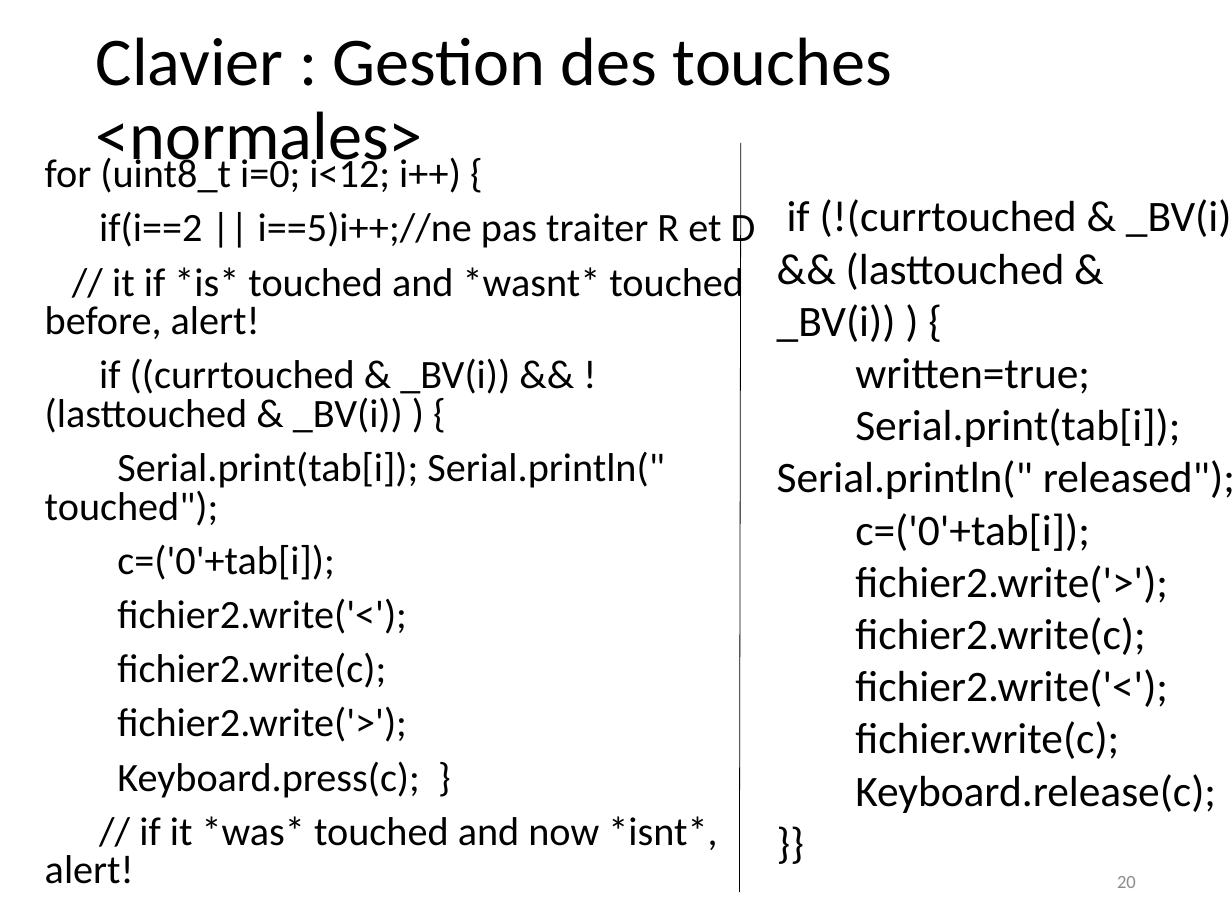
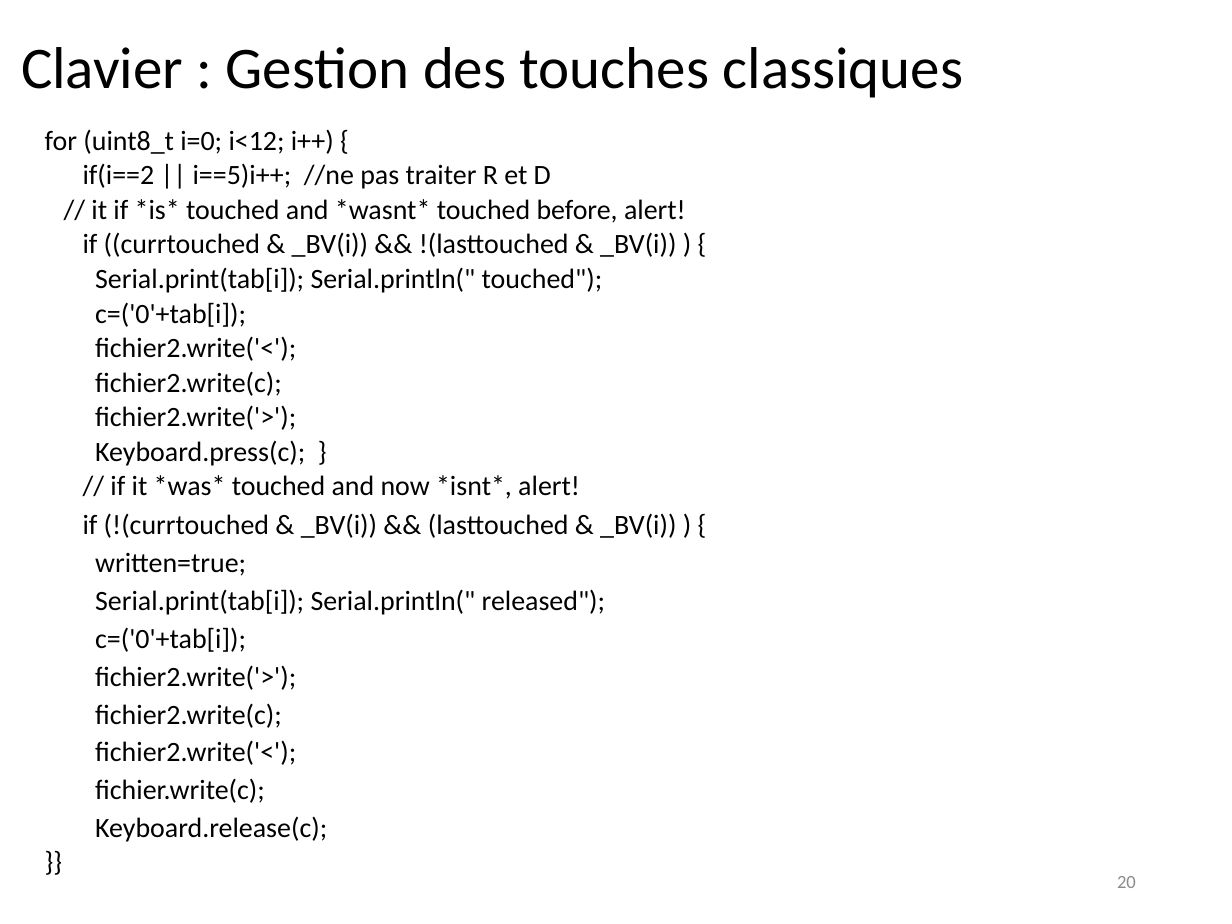
Before and after one commit to rguillomon/IMA3-4_Project, a slide deck: slide 20 of P12(périphUSB).odp. Drawn at 1232x924 pixels with LibreOffice and Linux fonts; fonts in the diff are those of the drawing. Boxes give left, top, right and bottom in pixels: in the first picture for what was removed or moved away, otherwise in the second. Text is boxed around its words. In the diff, an @@ line names an element or a change of style, - is before the commit and + after.

```diff
--- a/P12(périphUSB).odp
+++ b/P12(périphUSB).odp
@@ title at (21, 47, 964, 98): text changed; size 44 to 38 pt @@
-Clavier : Gestion des touches <normales>
+Clavier : Gestion des touches classiques
@@ text "for (uint8_t i=0; i<12; i++) ...": place and size @@
-text "for (uint8_t i=0; i<12; i++) ..." at (45, 153, 756, 884)
+text "for (uint8_t i=0; i<12; i++) ..." at (45, 130, 686, 842)
@@ text at (45, 130, 686, 499): size 25.9 to 18 pt in "for (uint8_t i=0; i<12; i++) {", "// it if *is* touched and *wasnt* ...", "if ((currtouched & _BV(i)) && !(lasttouched & ...", "Serial.print(tab[i]); Serial.println(" touched");" and 6 more places; line spacing 0.8 to 0.9; less space between paragraphs @@
@@ line removed from (741, 143) to (740, 892) @@
@@ text at (83, 163, 551, 189): text changed; size 25.9 to 18 pt @@
-if(i==2 || i==5)i++;//ne pas traiter R et D
+if(i==2 || i==5)i++; //ne pas traiter R et D
@@ text removed at (777, 199, 1232, 813) @@
-if (!(currtouched & _BV(i)) && (lasttouched & _BV(i)) ) {
-written=true;
-Serial.print(tab[i]); Serial.println(" released");
-c=('0'+tab[i]);
-fichier2.write('>');
-fichier2.write(c);
-fichier2.write('<');
-fichier.write(c);
-Keyboard.release(c);
-}}
@@ text at (83, 513, 676, 842): paragraphs added @@
+if (!(currtouched & _BV(i)) && (lasttouched & _BV(i)) ) {
+written=true;
+Serial.print(tab[i]); Serial.println(" released");
+c=('0'+tab[i]);
+fichier2.write('>');
+fichier2.write(c);
+fichier2.write('<');
+fichier.write(c);
+Keyboard.release(c);
+}}
```
Also in this commit, not shown: 5 other slides changed, 1 slide removed.
